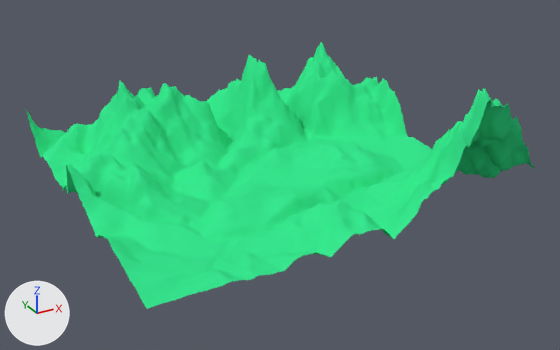
A saved change to the Blender file Game - Client/Collada/TerrainUnrefined.blend.
Rendered twice from a 50 mm lens placed at (-177.0, -346.0, 158.0), pointed at (5.0, -14.0, -8.0). Every picture has the same lights, and +X, +Y and +Z are marked at lower left.

In view in the first picture: 'Landscape.001'.
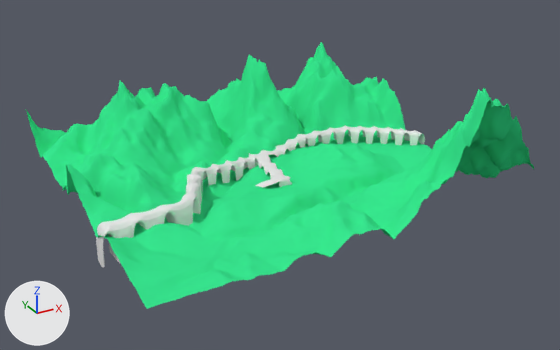
What differs and where, as boxes (x1, y1, x2, y2) in the pictures (560 x 350 px):
'Plane', added
    after: (96, 125, 425, 268)

The edits, one by one:
Mesh me_plane is new.
It has 260 vertices, 156 faces and spans x -26.7..26.5, y -11.6..4.8, z -6.2..1.5.
Object 'Plane' (ob_plane) is new; it shows me_plane.
Its location is (0.0, 0.0, 0.0).
Its scale is (3.73, 3.73, 3.73).
It gains a SUBSURF modifier named 'Subsurf'.
Modifier setting: levels = 3.
